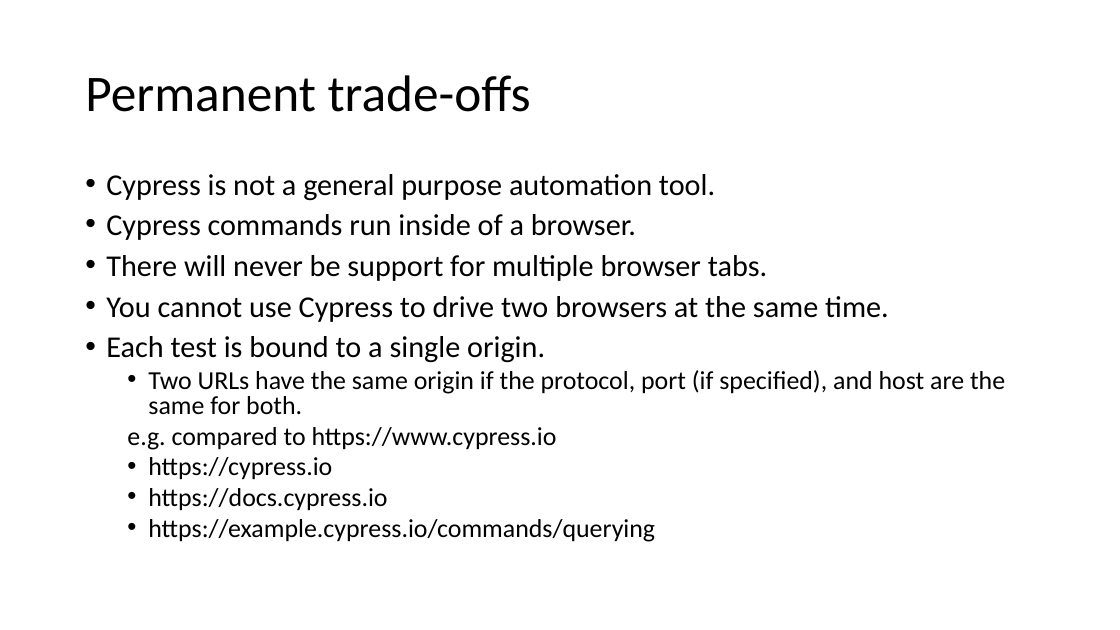
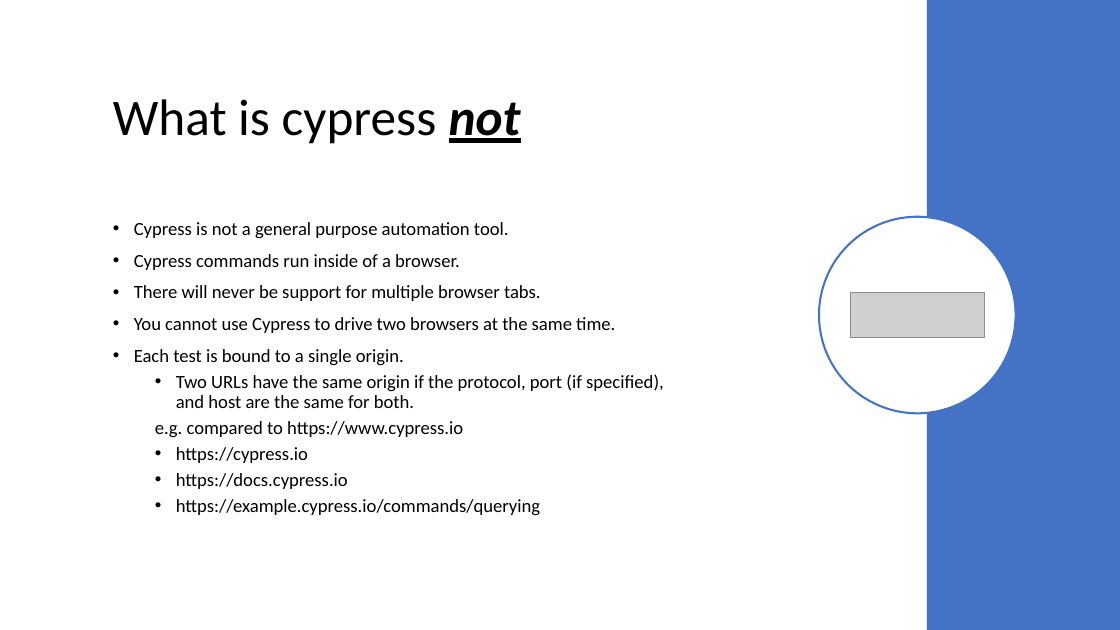
Before and after one commit to JoryUK/CypressTestingExampleApp, a slide deck: slide 8 of UiTestingWithCypress.pptx (slide 6 before the commit). Drawn at 1120x630 pixels with LibreOffice and Linux fonts; fonts in the diff are those of the drawing; grey boxes stand for pictures. Boxes give left, top, right and bottom in pixels: in the first picture for what was removed or moved away, otherwise in the second. Text is boxed around its words. In the diff, an @@ line names an element or a change of style, - is before the commit and + after.

```diff
--- a/UiTestingWithCypress.pptx
+++ b/UiTestingWithCypress.pptx
@@ rectangle added at (x1=927, y1=0, x2=1120, y2=630), fill #4472C4 @@
@@ title at (x1=113, y1=99, x2=521, y2=144): text changed @@
-Permanent trade-offs
+What is cypress not
@@ text "Cypress is not a general ..." moved from (x1=106, y1=174, x2=1005, y2=542) to (x1=134, y1=222, x2=664, y2=516) @@
@@ text "Cypress is not a general ..." at (x1=134, y1=222, x2=664, y2=516): size 25.9 to 16 pt in "Cypress is not a general purpose automation ...", "Cypress commands run inside of a browser.", "There will never be support for multiple ...", "You cannot use Cypress to drive two ..." and 1 more places; size 22.2 to 16 pt in "Two URLs have the same origin if ...", "e.g. compared to https://www.cypress.io", "https://cypress.io", "https://docs.cypress.io" and 1 more places; line spacing 0.8 to 0.9; vertical alignment top to middle @@
@@ ellipse added at (x1=819, y1=217, x2=1016, y2=413), fill #FFFFFF, outline #4472C4 1.75 pt @@
@@ picture added at (x1=850, y1=292, x2=985, y2=337) @@
```
Also in this commit, not shown: 4 other slides changed, 3 slides added, 2 slides removed.
